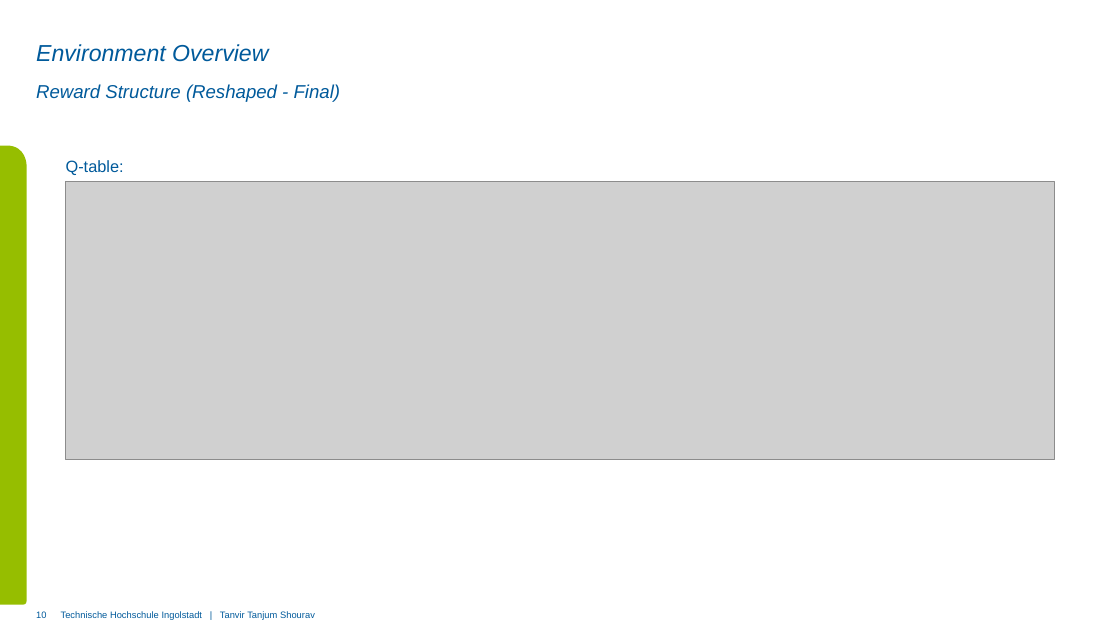
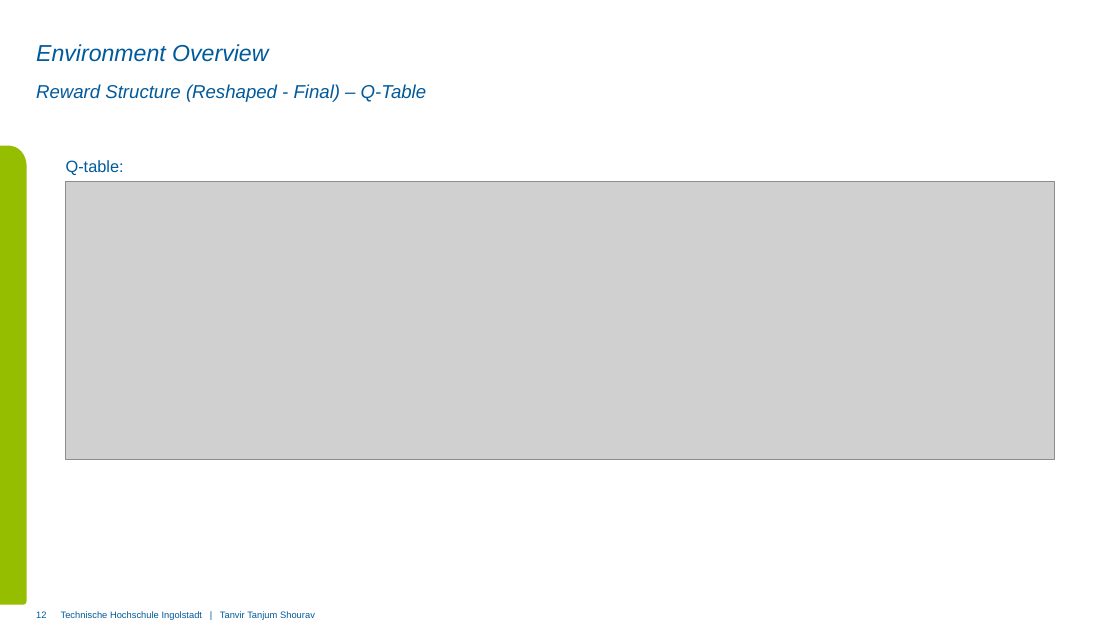
Before and after one commit to tanvirtanjum/THI_SS2025_PADM_PROJECT, a slide deck: slide 12 of Presentation and submission/PADM_00170500.pptx (slide 10 before the commit). Drawn at 1120x630 pixels with LibreOffice and Linux fonts; fonts in the diff are those of the drawing; grey boxes stand for pictures; background and template pictures are left out. Boxes give left, top, right and bottom in pixels: in the first picture for what was removed or moved away, otherwise in the second. Text is boxed around its words. In the diff, an @@ line names an element or a change of style, - is before the commit and + after.

```diff
--- a/Presentation and submission/PADM_00170500.pptx
+++ b/Presentation and submission/PADM_00170500.pptx
@@ subtitle at <box>36,84,427,102</box>: text changed @@
-Reward Structure (Reshaped - Final)
+Reward Structure (Reshaped - Final) – Q-Table
@@ page number at <box>36,611,46,618</box>: text changed @@
-10
+12
```
Also in this commit, not shown: 10 other slides changed, 2 slides added, 5 other files.
